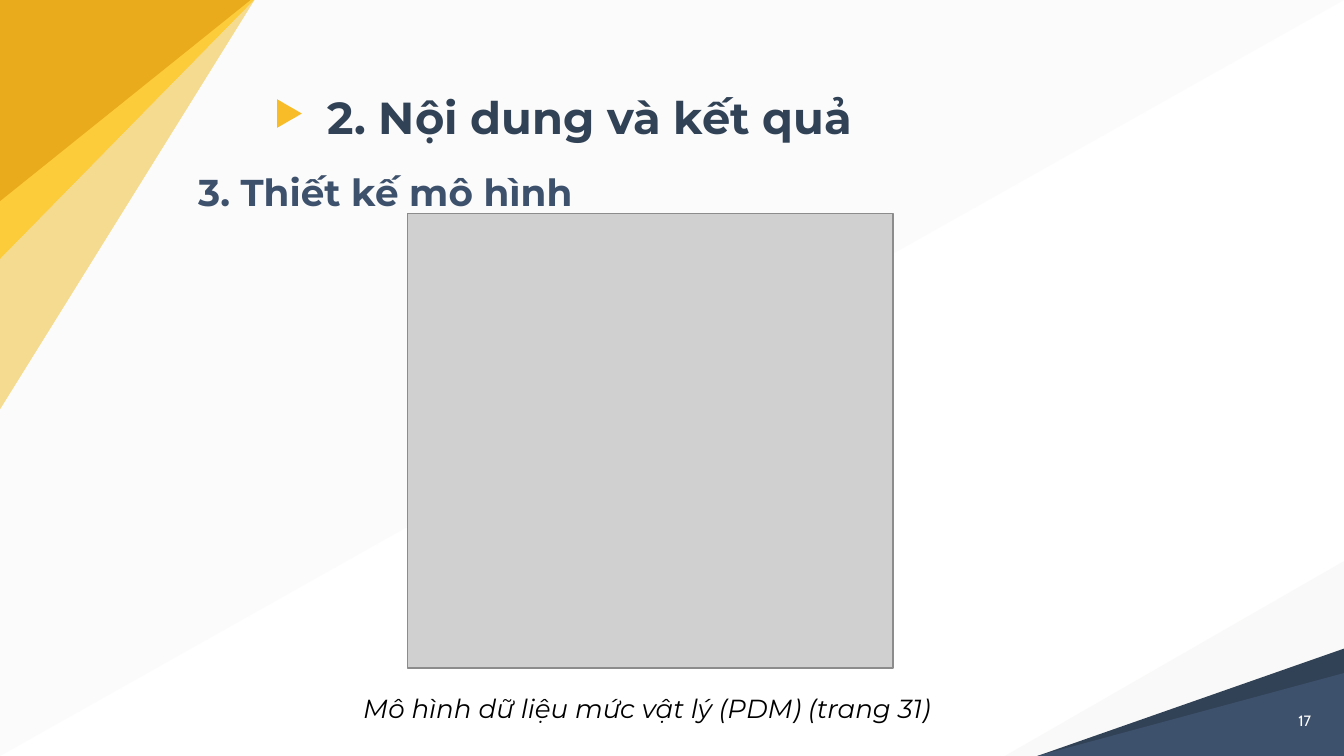
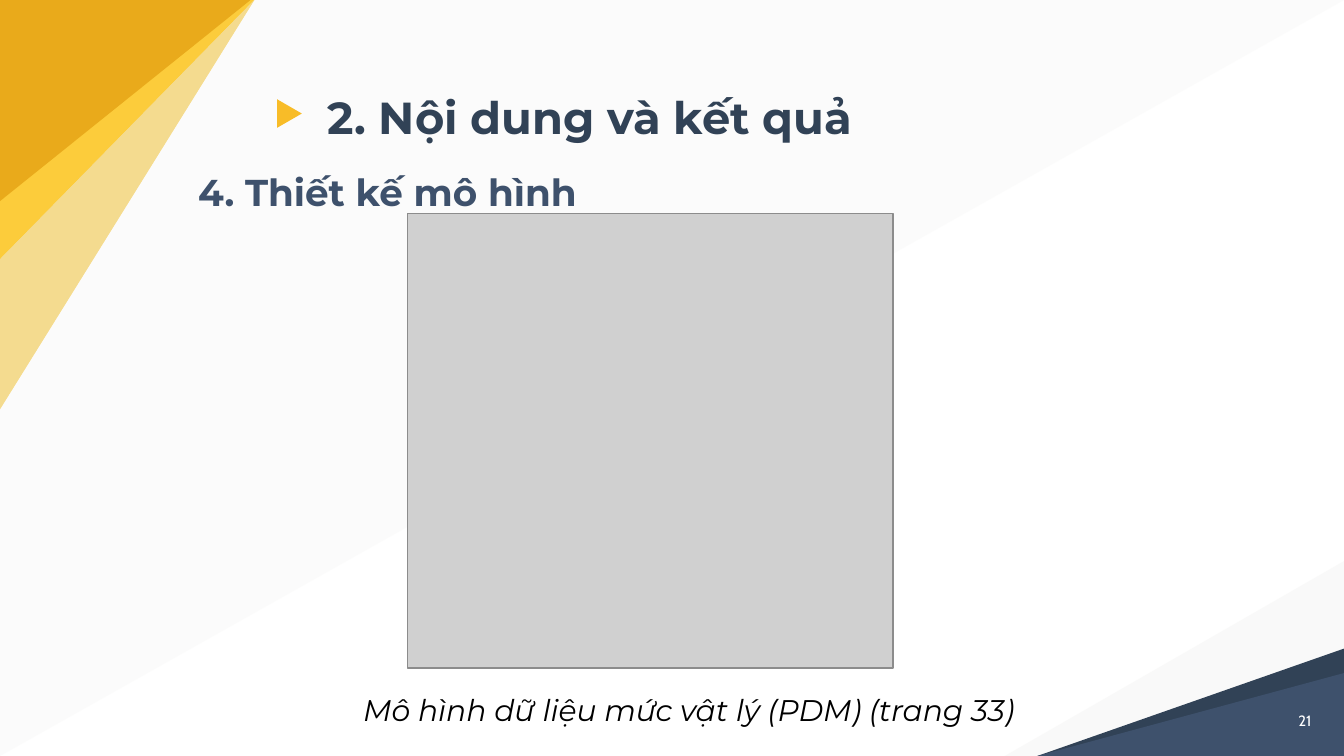
Before and after one commit to nghiale1/CongDongGiaSu, a slide deck: slide 21 of docs/thuyetTrinh_LeMinhNghia_B1605229.pptx (slide 17 before the commit). Drawn at 1344x756 pixels with LibreOffice and Linux fonts; fonts in the diff are those of the drawing; grey boxes stand for pictures. Boxes give left, top, right and bottom in pixels: in the first picture for what was removed or moved away, otherwise in the second. Text is boxed around its words. In the diff, an @@ line names an element or a change of style, - is before the commit and + after.

```diff
--- a/docs/thuyetTrinh_LeMinhNghia_B1605229.pptx
+++ b/docs/thuyetTrinh_LeMinhNghia_B1605229.pptx
@@ text at [198, 175, 577, 216]: text changed @@
-3. Thiết kế mô hình
+4. Thiết kế mô hình
@@ text at [363, 699, 1014, 727]: text changed; size 14 to 16 pt @@
-Mô hình dữ liệu mức vật lý (PDM) (trang 31)
+Mô hình dữ liệu mức vật lý (PDM) (trang 33)
@@ page number at [1298, 715, 1311, 726]: text changed @@
-17
+21
```
Also in this commit, not shown: 19 other slides changed, 7 slides added, 2 slides removed, 34 other files.
